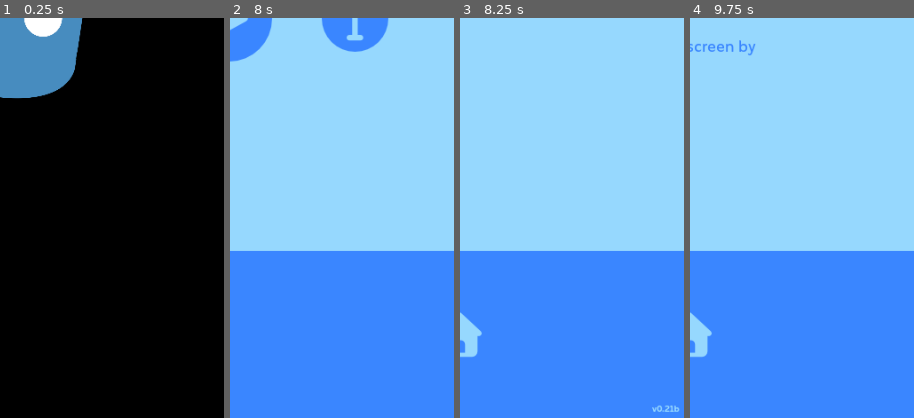
Above: before the commit, frames 1-4 (left to right).
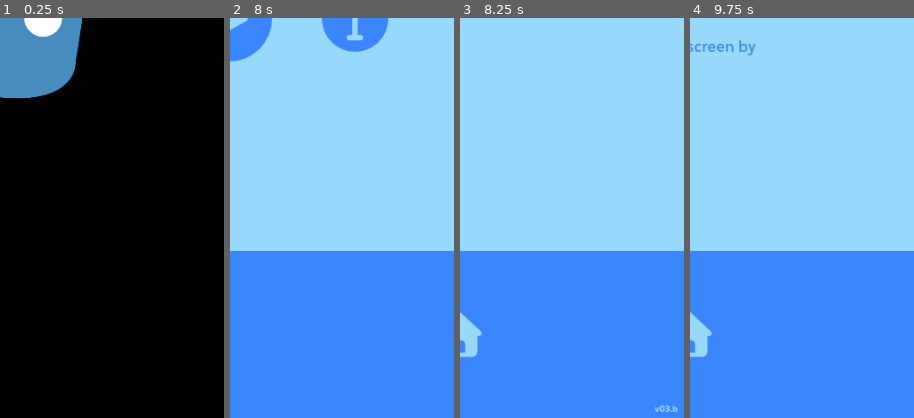
Above: after the commit, the same moments.

Repository: Chiken502/WordChains
Game: Godot game, scene res://splash.tscn
Same seed, same stepped clock (60 frames per second), same inputs: the game is played once before the commit and once after it. Sound files missing from this copy of the repository are replaced by a short silence.
Inputs (mouse positions are % of the whole screen's width and height, from its top left):
- Up to frame 1 (0.25 s): no input
- Up to frame 2 (8 s): move the mouse to (72, 45) at 0.52 s; tap I at 0.6, 2.1, 3.6 s; click (72, 45) at 0.67 s; drag from (30, 55) to (45, 70) at 1.27 s; move the mouse to (60, 28) at 2.02 s; click (60, 28) at 2.17 s; drag from (45, 70) to (20, 35) at 2.77 s; move the mouse to (80, 65) at 3.52 s; click (80, 65) at 3.67 s; click "play" at 4.25 s; click "Home" at 5 s; click "play" at 5.75 s; click "1" at 6.5 s; click "Home" at 7.25 s
- Up to frame 3 (8.25 s): click "gear" at 8 s
- Up to frame 4 (9.75 s): click "Home" at 8.75 s; click "info" at 9.5 s
The pictures show only the part of the screen within x 50-100%, y 50-100%; the shares and areas given below are measured in that part.

Frames 1-2 are identical in both runs. In frame 3, 0.1% of the frame differs, in the area x 85-98%, y 96-99%; in frame 4, nothing differs.

Commit message:
Updated Game Version
Also added Windows and Linux Builds

Diff:
--- a/Globals/GameManager.gd
+++ b/Globals/GameManager.gd
@@ -7,7 +7,7 @@
 var solution := "" ## Stores the letters needed for the solution in the order they will be used
 var solution_long := [] ## Stores solution in words instead of just letters
 
-var current_game_version := "v0.21b"
+var current_game_version := "v03.b"
 
 var current_level := 0
 var max_level := 0
Not shown, changed: export_presets.cfg
Not shown, changed: README.md
